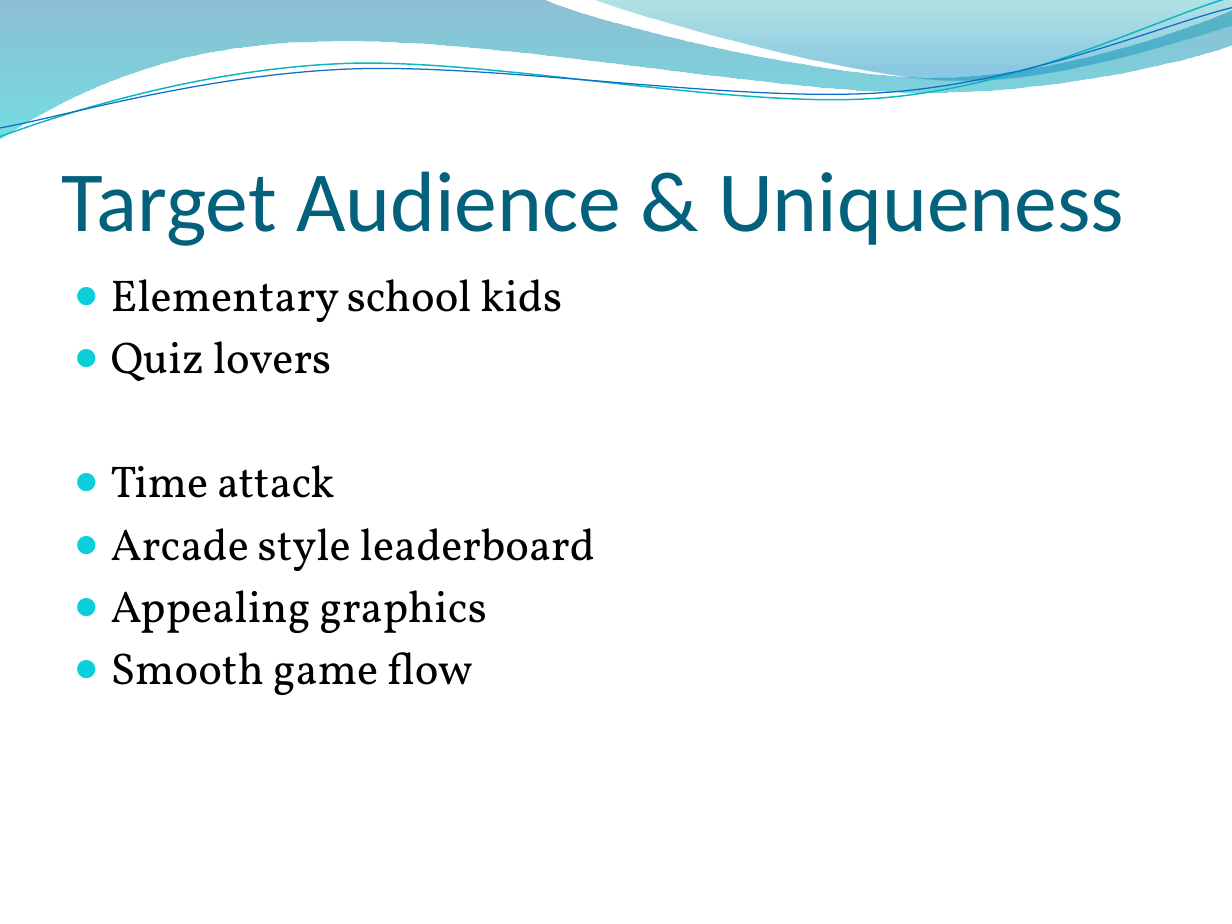
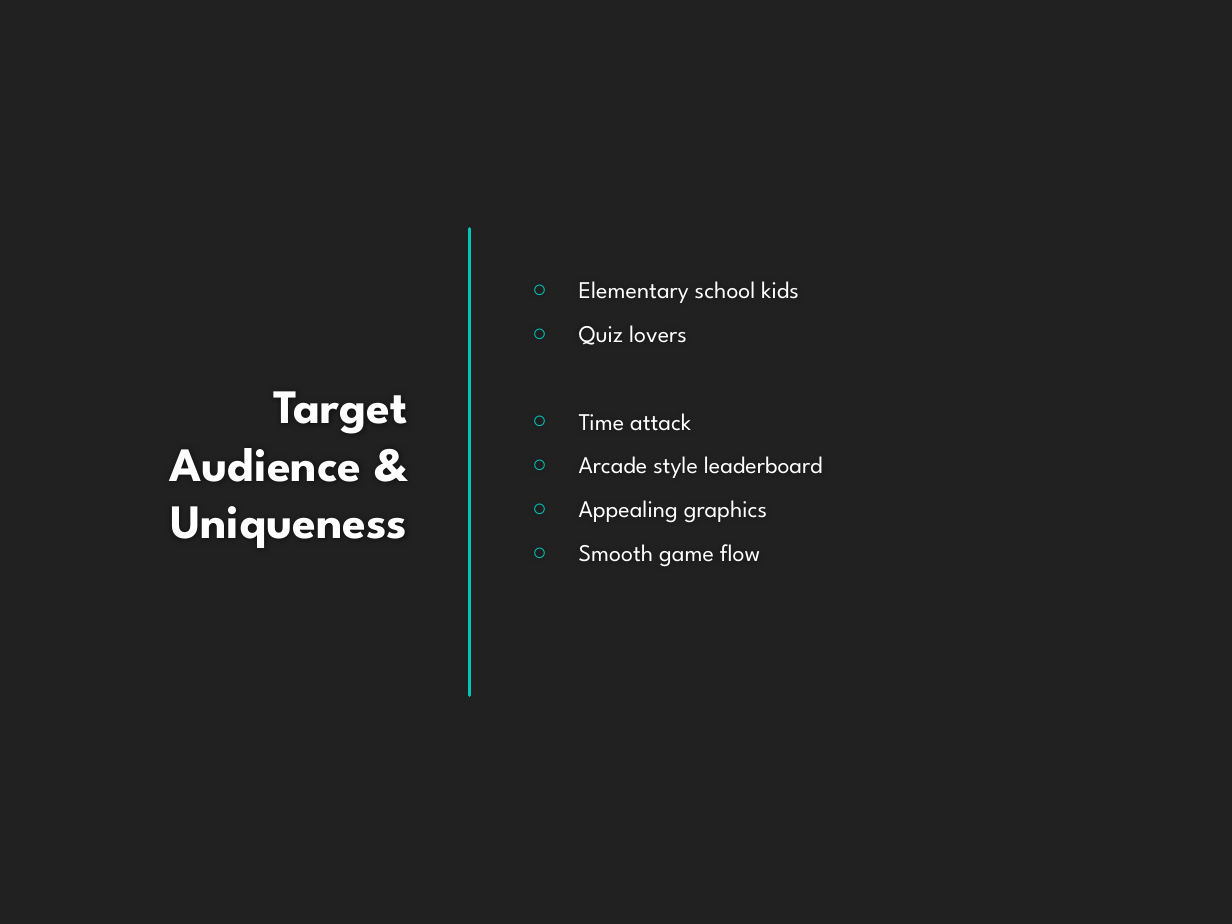
Before and after one commit to HarmanbirD/WaterQwiz, a slide deck: slide 6 of Wasted Water Quiz.pptx. Drawn at 1232x924 pixels with LibreOffice and Linux fonts; fonts in the diff are those of the drawing; background and template pictures are left out. Boxes give left, top, right and bottom in pixels: in the first picture for what was removed or moved away, otherwise in the second. Text is boxed around its words. In the diff, an @@ line names an element or a change of style, - is before the commit and + after.

```diff
--- a/Wasted Water Quiz.pptx
+++ b/Wasted Water Quiz.pptx
@@ background picture (left out) to #212121 @@
@@ freeform shape removed at [0, 0, 1232, 139] @@
@@ freeform shape removed at [0, 0, 1232, 144] @@
@@ freeform shape removed at [0, 8, 1232, 137] @@
@@ freeform shape removed at [590, 0, 1232, 85] @@
@@ title "Target Audience & Uniqueness": place and size @@
-title "Target Audience & Uniqueness" at [62, 171, 1124, 246]
+title "Target Audience & Uniqueness" at [170, 391, 407, 548]
@@ title "Target Audience & Uniqueness" at [170, 391, 407, 548]: size 50 to 28 pt, font Calibri to League Spartan, text colour #04617B to #FFFFFF, bold on; alignment left to right; vertical alignment bottom to middle @@
@@ text "Elementary school kids": place and size @@
-text "Elementary school kids" at [111, 279, 595, 695]
+text "Elementary school kids" at [579, 281, 823, 567]
@@ text "Elementary school kids" at [579, 281, 823, 567]: size 26 to 14 pt, font Vollkorn to League Spartan, text colour #000000 to #FFFFFF; bullet ● to ○; more space between paragraphs; bullet colour #0BD0D9 to #00C6BB; vertical alignment top to middle @@
@@ line added from (469, 229) to (469, 695), #00C6BB 1.75 pt @@
```
Also in this commit, not shown: 8 other slides changed, 2 other files.
